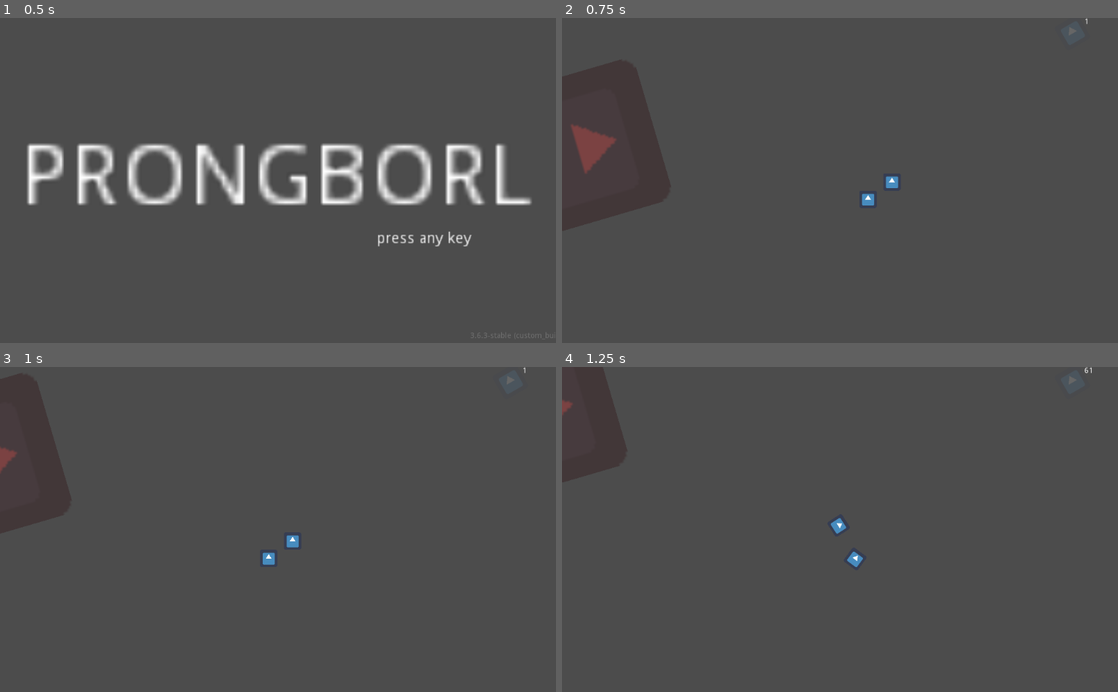
Above: before the commit, frames 1-4 (two rows, left to right).
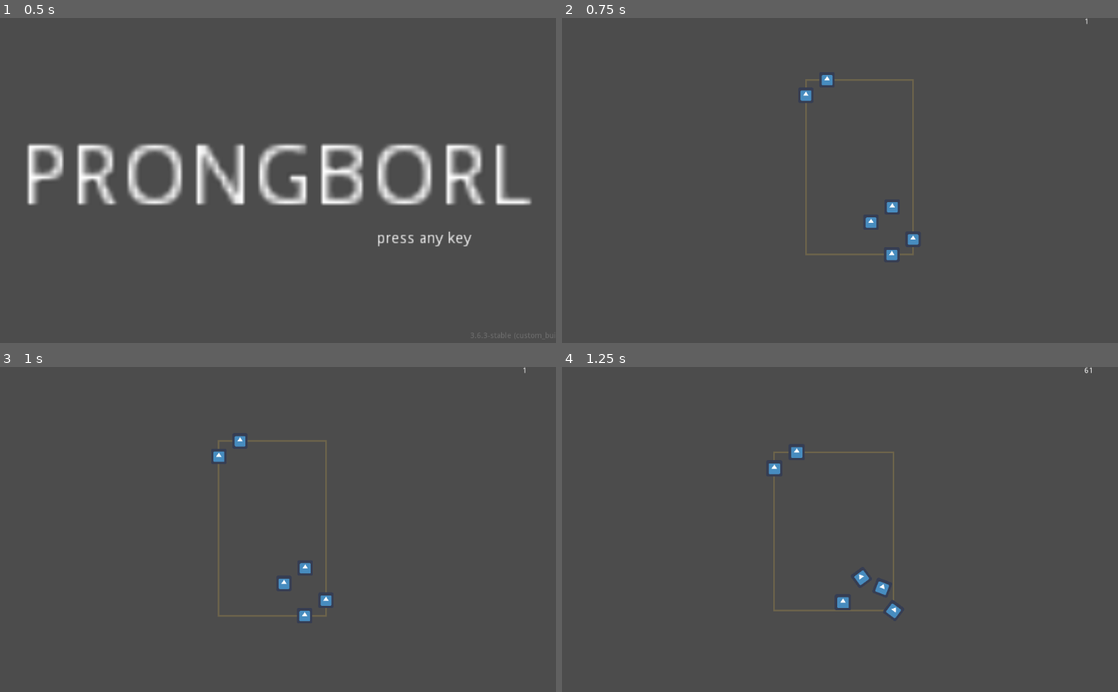
Above: after the commit, the same moments.

Repository: ioxu/pinball
Game: Godot game, scene res://screens/splash.tscn
Two runs of this game, one before a commit and one after it. Both use one fixed random seed, a clock stepped at 60 frames per second and the inputs below. The engine's default icon, where the game draws it, is replaced by a stand-in: a white triangle on a blue panel in a dark square.
Inputs:
- Up to frame 1 (0.5 s): no input
- Up to frame 2 (0.75 s): tap Enter at 0.5 s; hold / (right_paddle) from 0.53 s (still down)
- Up to frame 3 (1 s): keep holding / (right_paddle)
- Up to frame 4 (1.25 s): keep holding / (right_paddle)

Frame 1 is identical in both runs. In frame 2, 1.5% of the frame differs, in the area x 1-93%, y 2-75%; in frame 3, 1.0%; in frame 4, 1.1%.

Commit message:
camera follows balls

Diff:
--- a/levels/test_level.tscn
+++ b/levels/test_level.tscn
@@ -1,8 +1,7 @@
-[gd_scene load_steps=6 format=2]
+[gd_scene load_steps=5 format=2]
 
 [ext_resource path="res://parts/paddle/paddle.tscn" type="PackedScene" id=1]
 [ext_resource path="res://parts/balls/pinball.tscn" type="PackedScene" id=2]
-[ext_resource path="res://icon.png" type="Texture" id=3]
 
 [sub_resource type="RectangleShape2D" id=2]
 extents = Vector2( 514, 74.5 )
@@ -101,9 +100,14 @@
 [node name="pinball2" parent="." instance=ExtResource( 2 )]
 position = Vector2( 809, 36 )
 
-[node name="Sprite" type="Sprite" parent="."]
-modulate = Color( 0.858824, 0.176471, 0.176471, 0.329412 )
-position = Vector2( 239, -2 )
-rotation = 1.28533
-scale = Vector2( 4.27656, 4.27656 )
-texture = ExtResource( 3 )
+[node name="pinball3" parent="." instance=ExtResource( 2 )]
+position = Vector2( 722, 1 )
+
+[node name="pinball4" parent="." instance=ExtResource( 2 )]
+position = Vector2( 766, -31 )
+
+[node name="pinball5" parent="." instance=ExtResource( 2 )]
+position = Vector2( 587, -263 )
+
+[node name="pinball6" parent="." instance=ExtResource( 2 )]
+position = Vector2( 631, -295 )
--- /dev/null
+++ b/parts/balls/balls_hull.gd
@@ -0,0 +1,54 @@
+extends Node2D
+"""
+calculates the convex hull and the bounding box of the balls
+"""
+export var do_draw := false
+export var calc_convex_hull = false
+
+var balls := []
+var balls_points_pool_array : PoolVector2Array
+const MAX_COORD = pow(2,31)-1
+const MIN_COORD = -MAX_COORD
+var top_left = Vector2()
+var bottom_right = Vector2()
+var largest_dimension := 1.0
+
+var convex_hull := PoolVector2Array()
+var bbox := Rect2()
+
+
+func _ready():
+	pass
+
+
+func _process(_delta):
+	if len(balls) > 0 and self.is_visible_in_tree():
+		update()
+		balls_points_pool_array = PoolVector2Array()
+		top_left = Vector2(MAX_COORD,MAX_COORD)
+		bottom_right = Vector2(MIN_COORD,MIN_COORD)
+		for b in balls:
+			var _p = b.get_position()
+			balls_points_pool_array.append( _p )
+			top_left = minv( top_left, _p )
+			bottom_right = maxv( bottom_right, _p )
+		bbox = Rect2( top_left, bottom_right-top_left )
+		if calc_convex_hull:
+			convex_hull = Geometry.convex_hull_2d(balls_points_pool_array)
+
+
+func _draw():
+	if len(balls) > 0 and self.is_visible_in_tree():
+		draw_set_transform_matrix(get_global_transform().inverse())
+		if len(convex_hull) > 3 and calc_convex_hull:
+			draw_colored_polygon(convex_hull, Color(1,1,1,0.12))
+		draw_rect(bbox, Color(0.811765, 0.666667, 0.27451, 0.25), false, 3.0 * get_node("../").zoom_factor)
+
+
+#https://www.reddit.com/r/godot/comments/b0r9l4/is_it_possible_to_get_the_bounding_box_of_a/
+func minv(curvec,newvec):
+	return Vector2(min(curvec.x,newvec.x),min(curvec.y,newvec.y))
+
+
+func maxv(curvec,newvec):
+	return Vector2(max(curvec.x,newvec.x),max(curvec.y,newvec.y))
--- a/parts/camera/camera.gd
+++ b/parts/camera/camera.gd
@@ -3,10 +3,13 @@
 
 var tracked_objects = []
 var centre = Vector2.ZERO
+var zoom_factor := 1.0
+var balls_bbox := Rect2()
 
 
 func _ready():
 	centre = Vector2( OS.get_window_size()/2.0 )
+	balls_bbox = $balls_hull.bbox
 
 
 func _process(_delta):
@@ -16,9 +19,17 @@
 	centre = _c / len(tracked_objects)
 	self.position = centre
 
+	# zoom
+	balls_bbox = $balls_hull.bbox
+	zoom_factor = remap( max( balls_bbox.size.x, balls_bbox.size.y ) , 90, 1000, 0.75, 2.0 )
+	self.zoom = Vector2.ONE * zoom_factor
+
 
 func add_tracked_object(object) -> void:
-	print("[camera] add_tracked_object")
 	if !tracked_objects.has(object):
-		print("[camera]   add > %s"%object)
+		print("[camera]   add tracked object > %s"%object)
 		tracked_objects.append(object)
+
+
+func remap( f, start1, stop1, start2, stop2):
+	return start2 + (stop2 - start2) * ((f - start1) / (stop1 - start1))
--- a/parts/paddle/paddle.gd
+++ b/parts/paddle/paddle.gd
@@ -25,6 +25,7 @@
 export(float, 0.1, 100) var radius := 10.0 setget setget_radius
 export var on_speed = 1000.0 # degrees per second?
 export var off_speed = 300.0
+export var draw_debug := false #draw the debug guides in game
 
 var is_activated = false
 
@@ -88,12 +89,12 @@
 
 
 func _process(_delta):
-	if Engine.is_editor_hint():
+	if Engine.is_editor_hint() or draw_debug:
 		update()
 
 
 func _draw():
-	if Engine.is_editor_hint():
+	if Engine.is_editor_hint() or draw_debug:
 		draw_arc(Vector2.ZERO, length + 5.0, 0, deg2rad(angle_range), 32, _arc_colour, 2.0, true)
 		var _ar = str(angle_range)
 		draw_string(_debug_font, Vector2(length/2.0, 5.0), SIDEDNESS.keys()[sidedness], _arc_angele_text_colour)
--- a/screens/game.gd
+++ b/screens/game.gd
@@ -6,6 +6,10 @@
 onready var first_level = load("res://levels/test_level.tscn")
 
 var window_size = Vector2.ZERO
+
+var balls = []
+
+var current_level := Node2D
 
 func _ready():
 	var _ws = OS.get_window_size()
@@ -20,21 +24,25 @@
 	$fps_label.text = str(Engine.get_frames_per_second())
 
 
-
 func _input(_event):
 	if Input.is_action_pressed("ui_cancel"):
 		get_tree().quit()
 
 
+func get_current_level():
+	return self.current_level
+
+
 func switch_level( level ) -> void :
 	print("switch level %s"%str(level) )
 	var lvl = level.instance()
+	current_level = lvl
 	$ViewportContainer/Viewport.add_child(lvl)
 
 	#===========================================================================
 	# find balls, tell camera
 	print(".. find balls")
-	var balls = []
+	balls = []
 	for c in lvl.get_children():
 		if c.get_class() == "Pinball":
 			balls.append(c)
@@ -44,4 +52,6 @@
 
 	for b in balls:
 		$ViewportContainer/Viewport/Camera2D.add_tracked_object(b)
+
+	$ViewportContainer/Viewport/Camera2D/balls_hull.balls = balls
 	#===========================================================================
--- a/screens/game.tscn
+++ b/screens/game.tscn
@@ -2,7 +2,7 @@
 
 [ext_resource path="res://screens/game.gd" type="Script" id=1]
 [ext_resource path="res://parts/camera/camera.gd" type="Script" id=2]
-[ext_resource path="res://icon.png" type="Texture" id=3]
+[ext_resource path="res://parts/balls/balls_hull.gd" type="Script" id=4]
 
 [node name="Node2D" type="Node2D"]
 script = ExtResource( 1 )
@@ -18,22 +18,21 @@
 hdr = false
 render_target_update_mode = 3
 
+[node name="world_drawer" type="Node2D" parent="ViewportContainer/Viewport"]
+
 [node name="Camera2D" type="Camera2D" parent="ViewportContainer/Viewport"]
 current = true
+zoom = Vector2( 1.5, 1.5 )
 smoothing_enabled = true
 smoothing_speed = 10.0
 editor_draw_limits = true
 script = ExtResource( 2 )
 
+[node name="balls_hull" type="Node2D" parent="ViewportContainer/Viewport/Camera2D"]
+script = ExtResource( 4 )
+
 [node name="fps_label" type="Label" parent="."]
 margin_left = 962.0
 margin_right = 1002.0
 margin_bottom = 14.0
-text = "fps"
-
-[node name="Sprite" type="Sprite" parent="."]
-modulate = Color( 1, 1, 1, 0.145098 )
-position = Vector2( 940, 27 )
-rotation = -0.523598
-scale = Vector2( 0.784794, 0.784794 )
-texture = ExtResource( 3 )
+text = "60"
